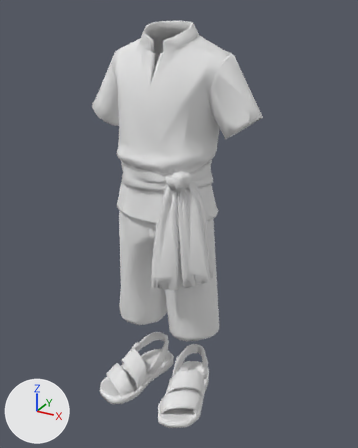
One commit to the glTF model assets/characters/base/outfit_male.glb: the scene before it, then after it.
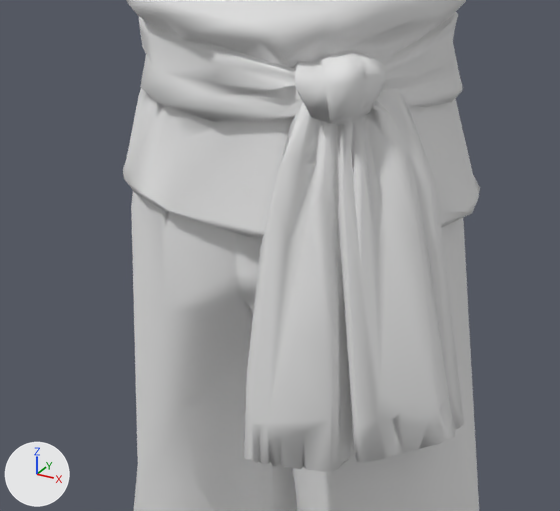
Each version is shown whole from a 50 mm camera at (0.679, -1.164, 1.175) aimed at (0.035, 0.006, 0.59), then close up on the part from 23% to 67% of the width and 35% to 67% of the height. Every picture has the same lights, and +X, +Y and +Z are marked at lower left. The first two pictures are the older version. Vertices at exactly the same position are counted once.

Objects in the first close-up: 'outfit_male'.
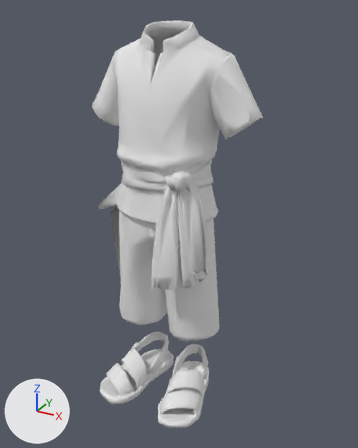
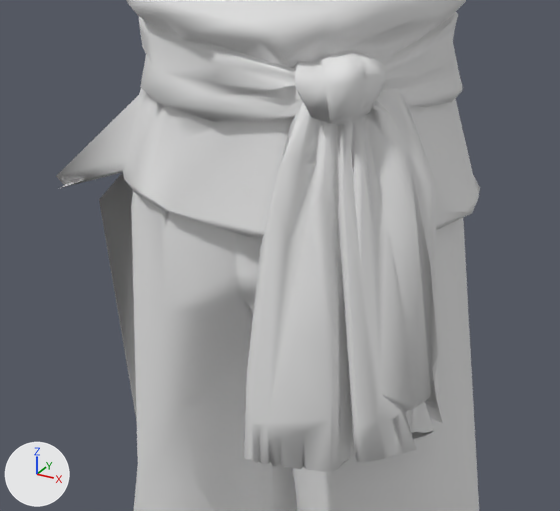
Location of each change, (x1, y1, x2, y2) in pixels of the close-ups (560 x 511 px; the box of a moved part takes in the faces that stretch with it):
'outfit_male', reshaped: before (123, 0, 480, 511); after (56, 0, 480, 511)
part 1 of me_outfit_male, moved or reshaped: before (381, 163, 464, 458); after (381, 163, 442, 447)
part 2 of me_outfit_male, moved or reshaped (not visible before): after (56, 95, 139, 421)

Edits to the bpy script that builds the scene:
```text
Change me_outfit_male:
    where me_outfit_male.from_pydata(...)  # 2401 vertices, 4854 faces; spans x -0.272..0.254, y -0.193..0.137, z 0.0..1.141
    used by ob_outfit_male; location = (0.0, 0.0, 0.0)
    me_outfit_male part 1: all 18 vertices in x 0.155..0.174, y -0.083..-0.033, z 0.467..0.507 are turned 50 degrees about the y axis through their middle, then moved by (-0.029, 0.0, 0.005)
    me_outfit_male part 2: all 9 vertices in x -0.167..-0.156, y -0.011..0.042, z 0.492..0.644 are turned -50 degrees about the y axis through their middle, then moved by (-0.034, 0.0, -0.022)
```
